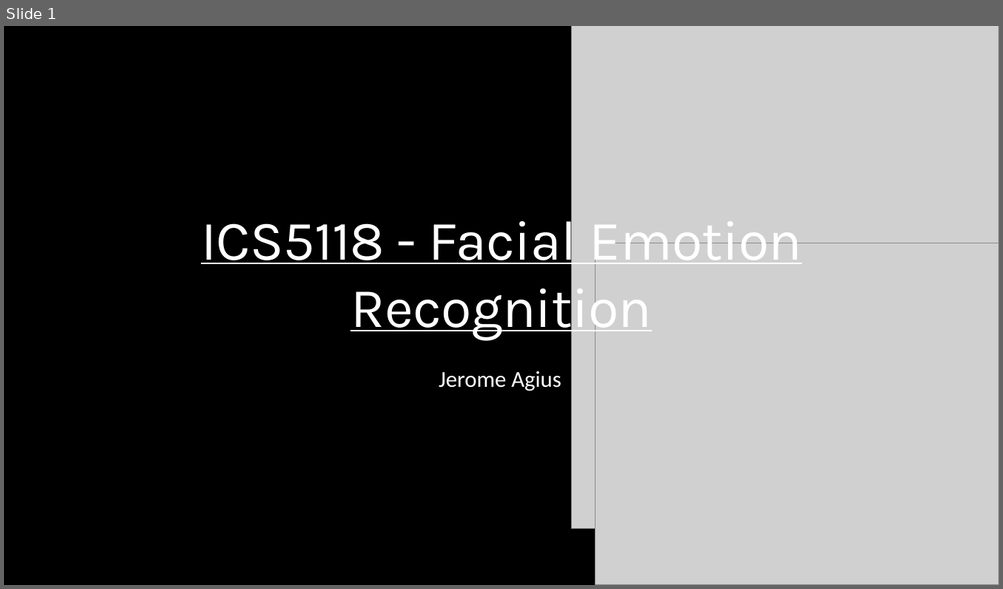
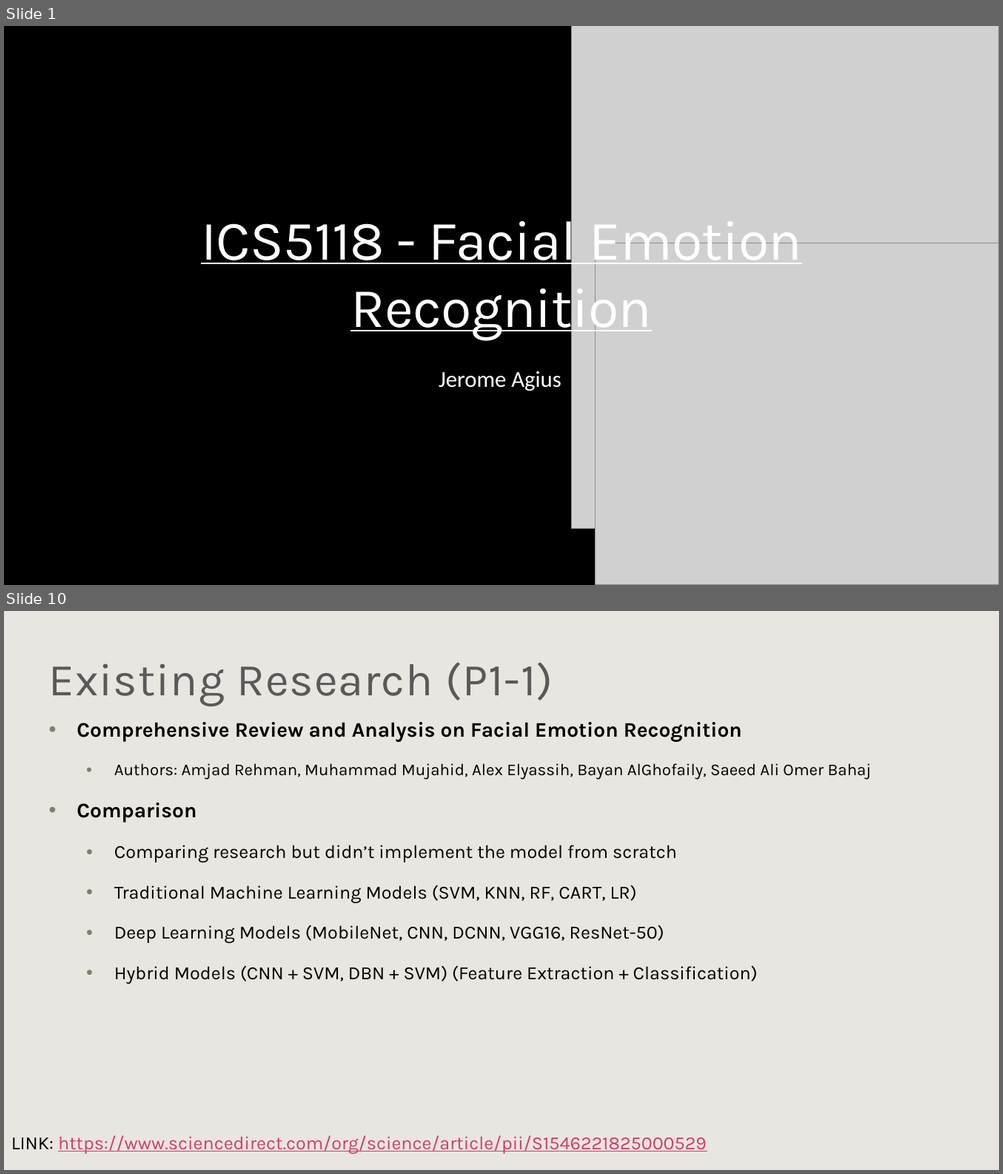
Before and after one commit to Jer0me123/Deep-Learning-For-Computer-Vision, a slide deck: ICS5118 - Facial Emotion Detection.pptx. Shown one above the other, each under a label of ours: slide 1 before the commit, slides 1 and 10 after it; the slides between them are not shown. The pictures are 1003x589 and 1003x1174 pixels, drawn with LibreOffice and Linux fonts; fonts in the diff are those of the drawing; grey boxes stand for pictures; background and template pictures are left out; a plain dark background stands for a picture behind light text. Boxes give left, top, right and bottom in pixels: in the first picture for what was removed or moved away, otherwise in the second. Text is boxed around its words. In the diff, an @@ line names an element or a change of style, - is before the commit and + after.

```diff
--- a/ICS5118 - Facial Emotion Detection.pptx
+++ b/ICS5118 - Facial Emotion Detection.pptx
@@ slide 10 added at (4, 611, 999, 1170), background #FFFFFF @@
@@ rectangle added at (4, 611, 999, 1170), fill #E0DAD4 at 70% opacity @@
@@ text added at (49, 662, 552, 706), 44 pt, text #595959 @@
+Existing Research (P1-1)
@@ text added at (77, 722, 871, 984), 18 pt, text #000000 @@
+• Comprehensive Review and Analysis on Facial Emotion Recognition
+    • Authors: Amjad Rehman, Muhammad Mujahid, Alex Elyassih, Bayan AlGhofaily, Saeed Ali Omer Bahaj
+• Comparison
+    • Comparing research but didn’t implement the model from scratch
+    • Traditional Machine Learning Models (SVM, KNN, RF, CART, LR)
+    • Deep Learning Models (MobileNet, CNN, DCNN, VGG16, ResNet-50)
+    • Hybrid Models (CNN + SVM, DBN + SVM) (Feature Extraction + Classification)
@@ text added at (11, 1136, 706, 1154), 18 pt, text #D13D6E, underline @@
+LINK: https://www.sciencedirect.com/org/science/article/pii/S1546221825000529
```
Also in this commit, not shown: 2 slides changed, 13 other slides added, 7 other files.
